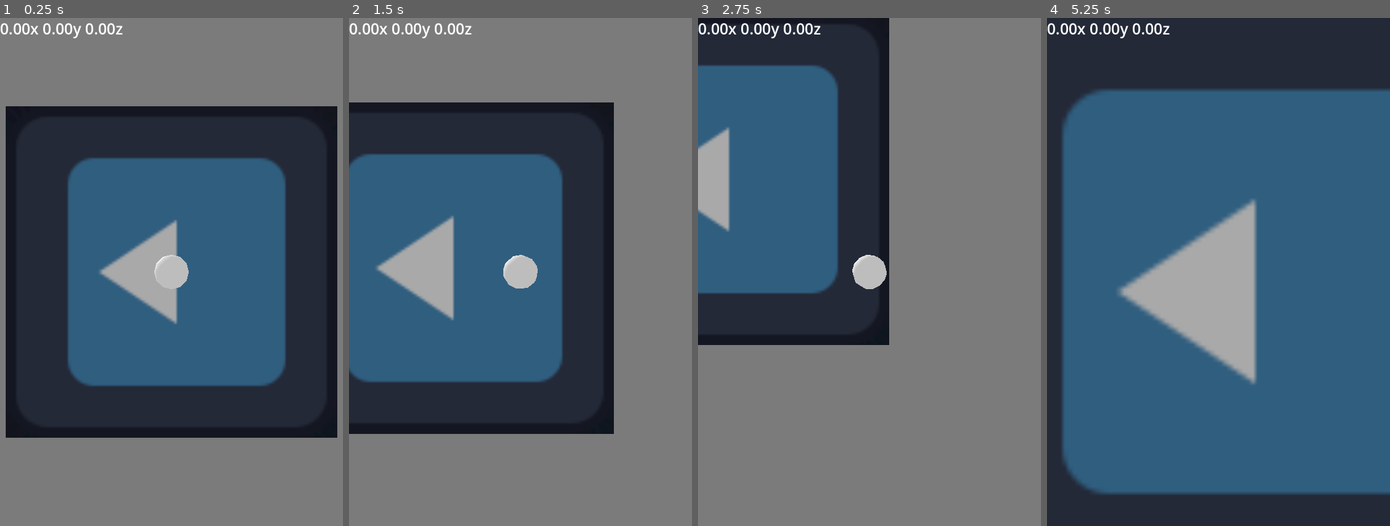
Above: before the commit, frames 1-4 (left to right).
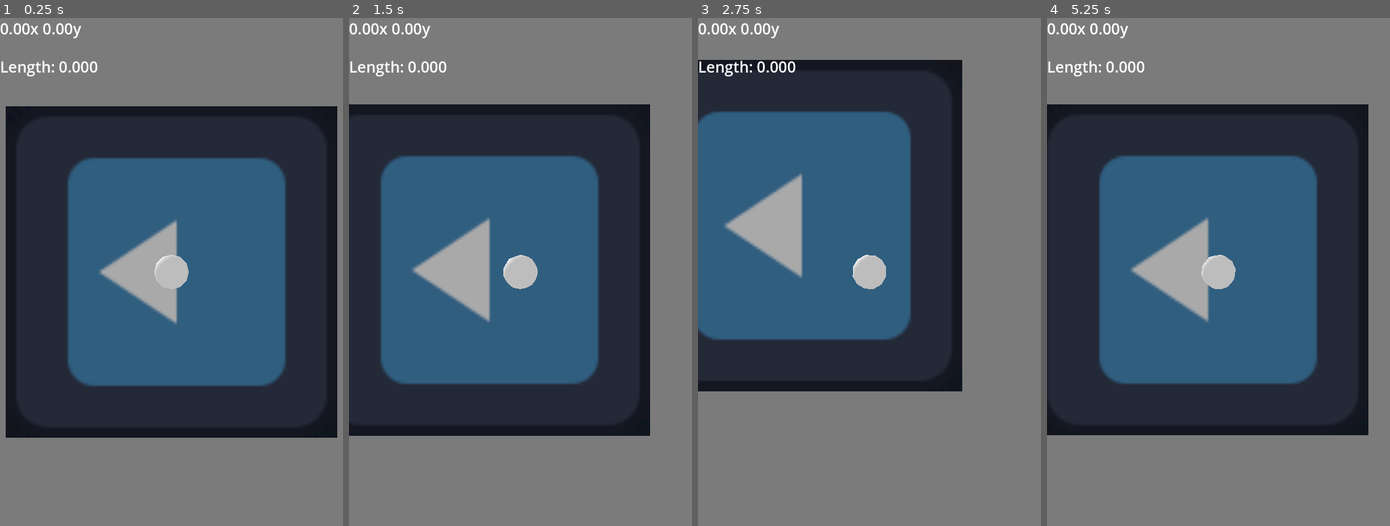
Above: after the commit, the same moments.

Repository: biggestcookie/maze
Game: Godot game, scene res://scenes/gameplay/main.tscn
Two runs of this game, one before a commit and one after it. Both use one fixed random seed, a clock stepped at 60 frames per second and the inputs below. The engine's default icon, where the game draws it, is replaced by a stand-in: a white triangle on a blue panel in a dark square.
Inputs:
- Up to frame 1 (0.25 s): no input
- Up to frame 2 (1.5 s): tap Enter at 0.5 s; hold D (move_right) 0.53-1.28 s; hold S (move_down) from 1.28 s (still down)
- Up to frame 3 (2.75 s): release S (move_down) at 2.03 s; hold D (move_right) from 2.03 s (still down)
- Up to frame 4 (5.25 s): release D (move_right) at 2.78 s; hold W (move_up) 2.78-3.53 s; hold A (move_left) 3.53-5.03 s; hold S (move_down) from 5.03 s (still down)

The runs differ from the first frame. In frame 1, 0.4% of the frame differs, in the area x 0-36%, y 1-12%; in frame 2, 21%; in frame 3, 42%; in frame 4, 76%, in the area x 0-100%, y 0-100%.

Commit message:
Fine tune gravity

Diff:
--- a/scenes/gameplay/actors/camera.gd
+++ b/scenes/gameplay/actors/camera.gd
@@ -13,6 +13,7 @@
 	)
 
 func _physics_process(delta: float) -> void:
+	# Move camera position
 	position.x = follow_node.position.x
 	position.y = move_toward(
 		position.y,
@@ -20,3 +21,5 @@
 		delta * follow_speed
 	)
 	position.z = follow_node.position.z
+
+	# Rotate camera with gyroscope
--- a/scenes/gameplay/actors/player.gd
+++ b/scenes/gameplay/actors/player.gd
@@ -1,25 +1,29 @@
 class_name Player
 extends RigidBody3D
 
-const force_strength := 15
+const force_strength := 10
 
 var input := Vector2.ZERO
 
 func _process(_delta: float) -> void:
-	if OS.get_name() == "Android":
-		input.x = Input.get_gravity().x * -1
-		input.y = Input.get_gravity().y
+	if OS.has_feature("mobile"):
+		input.x = Input.get_gravity().normalized().x * -1
+		input.y = Input.get_gravity().normalized().y
 	else:
 		input.x = Input.get_axis("move_right", "move_left")
 		input.y = Input.get_axis("move_down", "move_up")
 
+
 func _physics_process(_delta: float) -> void:
 	var input_clipped := input
-	if OS.get_name() == "Android":
-		input_clipped = (input.normalized()
+	if OS.has_feature("mobile"):
+		input_clipped = (input
 			if input.length() > 0.2
 			else Vector2.ZERO
-		) * 0.2
+		)
+	else:
+		input_clipped *= .75
+
 	apply_central_force(
 		Vector3(
 			input_clipped.x,
--- a/scenes/gameplay/main.tscn
+++ b/scenes/gameplay/main.tscn
@@ -67,6 +67,16 @@
 label_settings = SubResource("LabelSettings_ij1na")
 autowrap_mode = 3
 
+[node name="Label2" type="Label" parent="UI"]
+layout_mode = 1
+offset_top = 120.0
+offset_right = 1080.0
+offset_bottom = 252.0
+size_flags_horizontal = 4
+text = "Length: 0"
+label_settings = SubResource("LabelSettings_ij1na")
+autowrap_mode = 3
+
 [node name="WorldEnvironment" type="WorldEnvironment" parent="."]
 environment = SubResource("Environment_hhg4g")
 
--- a/scenes/gameplay/ui/debug.gd
+++ b/scenes/gameplay/ui/debug.gd
@@ -1,13 +1,16 @@
 extends Node
 
 @onready var label: Label = $Label
+@onready var label_2: Label = $Label2
 
 # Called every frame. 'delta' is the elapsed time since the previous frame.
 func _process(_delta: float) -> void:
-	var input := Input.get_gravity().normalized()
-	label.text = "%.2fx %.2fy %.2fz" % [
+	var input := Vector2(
+		Input.get_gravity().normalized().x,
+		Input.get_gravity().normalized().y,
+	)
+	label.text = "%.2fx %.2fy" % [
 		input.x,
 		input.y,
-		input.z
 	]
-	pass
+	label_2.text = "Length: %.3f" % [input.length()]
